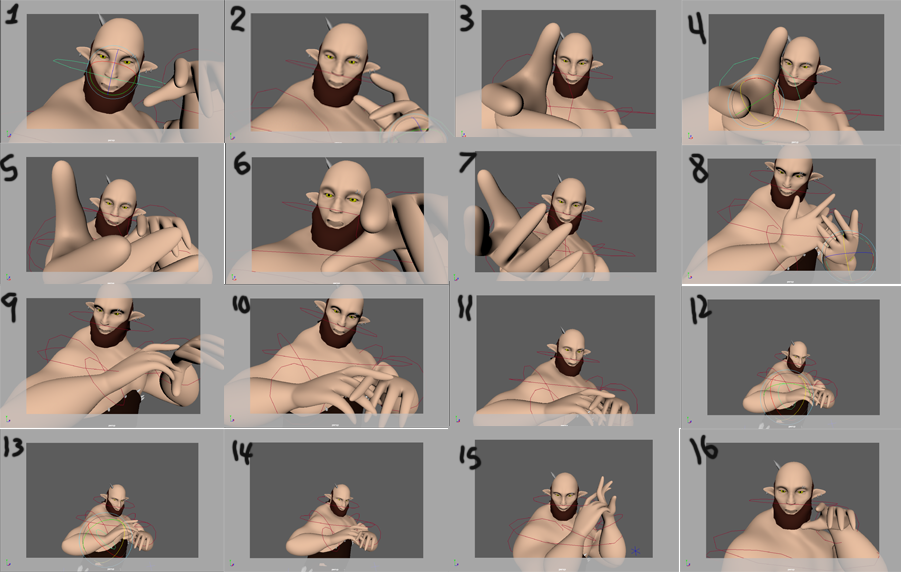
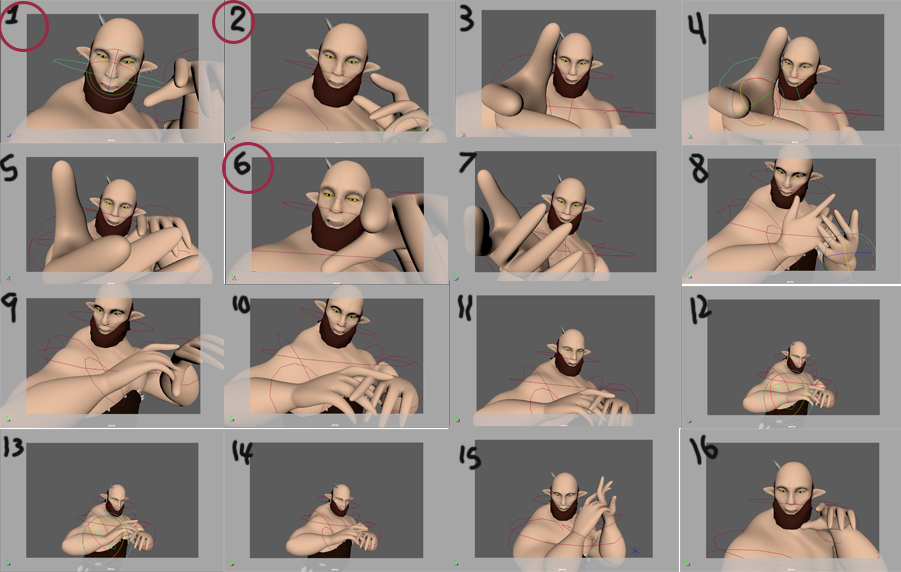
Revision of a layered 901 x 572 image; what changed, layer by layer:
added layer "Ellipse 3" above "Ellipse 2" over [left=222, top=142, right=274, bottom=194]
added layer "Ellipse 2" above "Ellipse 1" over [left=212, top=0, right=255, bottom=44]
added layer "Ellipse 1" above "Layer 17" over [left=0, top=1, right=49, bottom=52]
